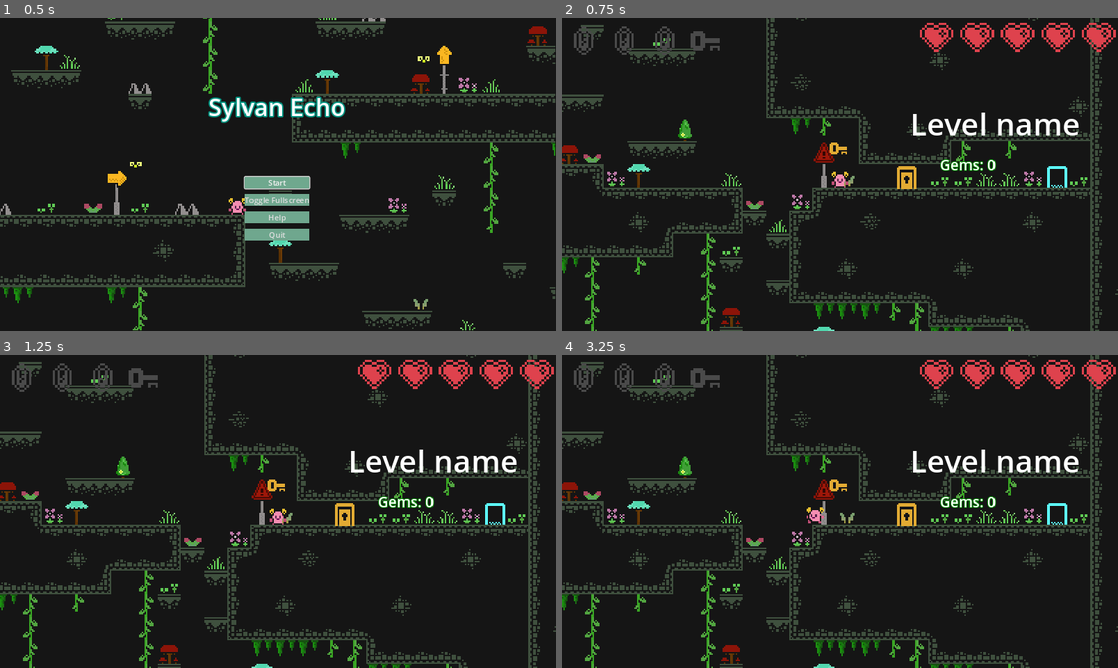
Above: before the commit, frames 1-4 (two rows, left to right).
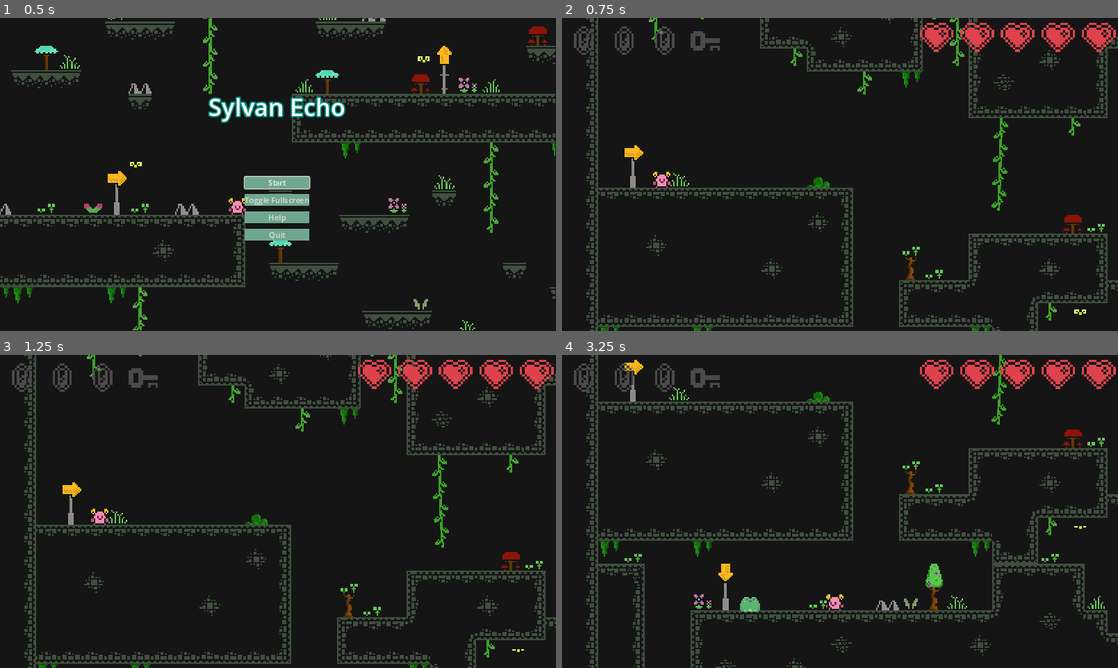
Above: after the commit, the same moments.

Repository: kuukitenshi/Slyvan-Echo
Game: Godot game, scene res://main_menu.tscn
Two runs of this game, one before a commit and one after it. Both use one fixed random seed, a clock stepped at 60 frames per second and the inputs below. Sound files missing from this copy of the repository are replaced by a short silence.
Inputs:
- Up to frame 1 (0.5 s): no input
- Up to frame 2 (0.75 s): click "Start" at 0.5 s
- Up to frame 3 (1.25 s): no input
- Up to frame 4 (3.25 s): tap Enter at 1.25 s; hold D (move_right) 1.28-2.78 s; tap E (attack) at 1.35, 2.3, 2.85 s; tap Z (jump) at 1.52, 2.27 s; tap X (interact) at 1.55, 2.1, 3.05 s; hold A (move_left) from 2.78 s (still down)

Frame 1 is identical in both runs. In frame 2, 17% of the frame differs, in the area x 0-100%, y 0-100%; in frame 3, 17%; in frame 4, 19%.

Commit message:
door fix

Diff:
--- a/gdt/door_key.gd
+++ b/gdt/door_key.gd
@@ -1,12 +1,19 @@
-extends RigidBody2D
+extends StaticBody2D
+
+@onready var closed: AnimatedSprite2D = $closed
+@onready var open: AnimatedSprite2D = $open
+@onready var collision: CollisionShape2D = $collision
+
+var is_open = false
 
 func _ready() -> void:
-	$open.visible = false
-	$close.visible = true
+	closed.visible = true
 
-
-func _on_key_door_opened() -> void:
-	$open.visible = true
-	print("visivel aberta")
-	$close.visible = false
-	$collision.disabled = true
+func _on_area_2d_body_entered(body: Node2D) -> void:
+	if body.name == "Player":
+		assert(body is Player)
+		if body.has_key and not is_open:
+			closed.visible = false
+			open.visible = true
+			is_open = true
+			collision.queue_free()
--- a/gdt/door_key.tscn
+++ b/gdt/door_key.tscn
@@ -1,57 +1,72 @@
-[gd_scene load_steps=6 format=3 uid="uid://c1gwxlenpemqh"]
+[gd_scene load_steps=9 format=3 uid="uid://cy6oxqbylv8vg"]
 
 [ext_resource type="Texture2D" uid="uid://di8at2fc58m7y" path="res://colored_tilemap_transparent.png" id="1_8lej0"]
+[ext_resource type="Script" path="res://door_key.gd" id="1_cf67a"]
 
-[sub_resource type="GDScript" id="GDScript_gck41"]
-script/source = "extends Area2D
+[sub_resource type="CircleShape2D" id="CircleShape2D_11qdr"]
+radius = 15.0333
 
-signal in_door_key_area
+[sub_resource type="RectangleShape2D" id="RectangleShape2D_un4wd"]
+size = Vector2(14, 16)
 
-func _on_body_entered(body: Node2D) -> void:
-	in_door_key_area.emit()
+[sub_resource type="AtlasTexture" id="AtlasTexture_ocrkp"]
+atlas = ExtResource("1_8lej0")
+region = Rect2(289, 34, 16, 16)
 
+[sub_resource type="SpriteFrames" id="SpriteFrames_8o1yf"]
+animations = [{
+"frames": [{
+"duration": 1.0,
+"texture": SubResource("AtlasTexture_ocrkp")
+}],
+"loop": true,
+"name": &"new_animation",
+"speed": 5.0
+}]
 
-func _on_body_exited(body: Node2D) -> void:
-	pass # Replace with function body.
-"
-
-[sub_resource type="AtlasTexture" id="AtlasTexture_5bjjg"]
+[sub_resource type="AtlasTexture" id="AtlasTexture_cuvfs"]
 atlas = ExtResource("1_8lej0")
 region = Rect2(306, 34, 16, 16)
 
-[sub_resource type="SpriteFrames" id="SpriteFrames_gc0q8"]
+[sub_resource type="SpriteFrames" id="SpriteFrames_nr6j6"]
 animations = [{
 "frames": [{
 "duration": 1.0,
-"texture": SubResource("AtlasTexture_5bjjg")
+"texture": SubResource("AtlasTexture_cuvfs")
 }],
 "loop": true,
 "name": &"default",
 "speed": 5.0
 }]
 
-[sub_resource type="RectangleShape2D" id="RectangleShape2D_3gypy"]
-size = Vector2(22, 16)
+[node name="DoorKey" type="StaticBody2D"]
+script = ExtResource("1_cf67a")
 
-[node name="DoorKey" type="Area2D"]
-script = SubResource("GDScript_gck41")
+[node name="Area2D" type="Area2D" parent="."]
+position = Vector2(0, -3.05176e-05)
 
-[node name="close" type="AnimatedSprite2D" parent="."]
+[node name="CollisionShape2D" type="CollisionShape2D" parent="Area2D"]
+position = Vector2(1027, 392)
+shape = SubResource("CircleShape2D_11qdr")
+
+[node name="collision" type="CollisionShape2D" parent="."]
+position = Vector2(1027, 392)
+shape = SubResource("RectangleShape2D_un4wd")
+
+[node name="closed" type="AnimatedSprite2D" parent="."]
+modulate = Color(0.886275, 0.670588, 0.2, 1)
+position = Vector2(1027, 392)
+scale = Vector2(0.9375, 1)
+sprite_frames = SubResource("SpriteFrames_8o1yf")
+animation = &"new_animation"
+
+[node name="open" type="AnimatedSprite2D" parent="."]
+visible = false
+modulate = Color(0.886275, 0.670588, 0.2, 1)
 self_modulate = Color(0.886275, 0.670588, 0.2, 1)
 position = Vector2(1025, 391.5)
 scale = Vector2(0.9375, 1.0625)
-sprite_frames = SubResource("SpriteFrames_gc0q8")
+sprite_frames = SubResource("SpriteFrames_nr6j6")
 
-[node name="open" type="AnimatedSprite2D" parent="."]
-visible = false
-self_modulate = Color(0.886275, 0.670588, 0.2, 1)
-position = Vector2(1025, 391.5)
-scale = Vector2(0.9375, 1.0625)
-sprite_frames = SubResource("SpriteFrames_gc0q8")
-
-[node name="CollisionShape2D" type="CollisionShape2D" parent="."]
-position = Vector2(1021, 392)
-shape = SubResource("RectangleShape2D_3gypy")
-
-[connection signal="body_entered" from="." to="." method="_on_body_entered"]
-[connection signal="body_exited" from="." to="." method="_on_body_exited"]
+[connection signal="area_entered" from="Area2D" to="." method="_on_area_2d_area_entered"]
+[connection signal="body_entered" from="Area2D" to="." method="_on_area_2d_body_entered"]
--- a/gdt/enemy.gd
+++ b/gdt/enemy.gd
@@ -8,20 +8,22 @@
 var player_in_attack_area = false
 var can_take_dmg = true
 
+@onready var sprite: AnimatedSprite2D = $AnimatedSprite2D
+
 func _ready() -> void:
-	$AnimatedSprite2D.play("idle")
+	sprite.play("idle")
 
 func _physics_process(delta: float) -> void:
 	deal_with_dmg()
 	if player_chase:
 		position += (player.position - position)/speed
-		$AnimatedSprite2D.play("walk")
+		sprite.play("walk")
 		if(player.position.x - position.x) < 0:
-			$AnimatedSprite2D.flip_h = true
+			sprite.flip_h = true
 		else:
-			$AnimatedSprite2D.flip_h = false
+			sprite.flip_h = false
 	else:
-		$AnimatedSprite2D.play("idle")
+		sprite.play("idle")
 
 
 func _on_area_2d_body_entered(body: Node2D) -> void:
@@ -55,7 +57,7 @@
 			$takeDmgCooldown.start()
 			can_take_dmg = false
 			if health <= 0:
-				$AnimatedSprite2D.play("dead")
+				sprite.play("dead")
 				await get_tree().create_timer(2).timeout
 				self.queue_free()
 
--- a/gdt/gem.gd
+++ b/gdt/gem.gd
@@ -4,15 +4,15 @@
 
 signal gem_collected
 
-
 @export var type = ""
 @export var door : Node2D  = null
+@onready var collected_sfx: AudioStreamPlayer = $CollectedSfx
 
 func _on_body_entered(body):
 	if body.name == "Player":
 		body.gem_list.append(type)
 		gem_collected.emit()
-		$CollectedSfx.play()
+		collected_sfx.play()
 		hide()
 
 func _on_collected_sfx_finished() -> void:
--- a/gdt/hud.tscn
+++ b/gdt/hud.tscn
@@ -6,25 +6,6 @@
 
 [node name="HUD" type="CanvasLayer"]
 script = ExtResource("1_1365i")
-
-[node name="CurrentLevel" type="Label" parent="."]
-offset_left = 721.0
-offset_top = 174.0
-offset_right = 1074.0
-offset_bottom = 262.0
-theme_override_font_sizes/font_size = 64
-text = "Level name"
-
-[node name="GemsLabel" type="Label" parent="."]
-offset_left = 783.0
-offset_top = 282.0
-offset_right = 1029.0
-offset_bottom = 370.0
-theme_override_colors/font_outline_color = Color(0, 0.52549, 0, 1)
-theme_override_constants/outline_size = 6
-theme_override_constants/shadow_outline_size = 6
-theme_override_font_sizes/font_size = 30
-text = "Gems: 0"
 
 [node name="collectiblesBar" type="HBoxContainer" parent="."]
 offset_left = 5.0
--- a/gdt/key.gd
+++ b/gdt/key.gd
@@ -1,26 +1,19 @@
 extends Area2D
 
+class_name Key
+
 signal key_collected
-signal door_opened
 
-var key_taken = false
-var in_door_zone = false
+@export var door : Node2D  = null
+@onready var collected_key_sfx: AudioStreamPlayer = $CollectedKeySfx
+
 
 func _on_body_entered(body):
-	if body.name == "Player" and key_taken == false:
+	if body.name == "Player":
+		body.has_key = true
 		key_collected.emit()
-		key_taken = true
-		$CollectedKeySfx.play()
+		collected_key_sfx.play()
 		hide()
 
-func _process(delta: float) -> void:
-	if key_taken and in_door_zone:
-		if Input.is_action_just_pressed("interact"):
-			door_opened.emit()
-			queue_free()
-
-func _on_door_key_body_entered(body: Node2D) -> void:
-	in_door_zone = true
-
-func _on_door_key_body_exited(body: Node2D) -> void:
-	in_door_zone = false
+func _on_collected_key_sfx_finished() -> void:
+	queue_free()
--- a/gdt/key.tscn
+++ b/gdt/key.tscn
@@ -39,3 +39,4 @@
 volume_db = 2.0
 
 [connection signal="body_entered" from="." to="." method="_on_body_entered"]
+[connection signal="finished" from="CollectedKeySfx" to="." method="_on_collected_key_sfx_finished"]
--- a/gdt/level_1.tscn
+++ b/gdt/level_1.tscn
@@ -12,8 +12,8 @@
 [ext_resource type="PackedScene" uid="uid://61aaakl60321" path="res://key.tscn" id="9_lwhyx"]
 [ext_resource type="PackedScene" uid="uid://cegy44jfn4bvn" path="res://door_gem.tscn" id="9_t76ov"]
 [ext_resource type="PackedScene" uid="uid://drr6lo8qfnph5" path="res://npc.tscn" id="11_4bvxl"]
-[ext_resource type="Script" path="res://door_key.gd" id="11_e24vx"]
 [ext_resource type="PackedScene" uid="uid://5xf7q5f0tfq" path="res://chain.tscn" id="12_5evnh"]
+[ext_resource type="PackedScene" uid="uid://cy6oxqbylv8vg" path="res://door_key.tscn" id="12_oap0k"]
 [ext_resource type="PackedScene" uid="uid://ldhvva8vebl4" path="res://fix_chain.tscn" id="12_uwpnj"]
 [ext_resource type="PackedScene" uid="uid://g0lfao502u7a" path="res://enemy_green.tscn" id="14_xmp32"]
 [ext_resource type="PackedScene" uid="uid://b0wk17bnd1fys" path="res://enemy_red.tscn" id="15_wod1b"]
@@ -1136,24 +1136,6 @@
 physics_layer_0/collision_layer = 1
 sources/0 = SubResource("TileSetAtlasSource_vxe8e")
 
-[sub_resource type="AtlasTexture" id="AtlasTexture_5gxa2"]
-atlas = ExtResource("8_6pu56")
-region = Rect2(289, 34, 16, 16)
-
-[sub_resource type="SpriteFrames" id="SpriteFrames_nr6j6"]
-animations = [{
-"frames": [{
-"duration": 1.0,
-"texture": SubResource("AtlasTexture_5gxa2")
-}],
-"loop": true,
-"name": &"default",
-"speed": 5.0
-}]
-
-[sub_resource type="RectangleShape2D" id="RectangleShape2D_un4wd"]
-size = Vector2(20, 14)
-
 [node name="Level1" type="Node2D"]
 script = ExtResource("1_ujk17")
 
@@ -1268,7 +1250,7 @@
 layer_0/tile_data = PackedInt32Array(327683, 1179648, 0, 327689, 851968, 0, -131070, 1245184, 0, -65534, 1245184, 1, -1 …(27408 unchanged characters)…
 
 [node name="Player" parent="." node_paths=PackedStringArray("level_start_pos") instance=ExtResource("3_typ1r")]
-position = Vector2(979, 391)
+position = Vector2(44, 87)
 collision_mask = 9
 level_start_pos = NodePath("../startPosition")
 
@@ -1298,7 +1280,7 @@
 door = NodePath("../../Doors/DoorGemPurple")
 
 [node name="Key" parent="." instance=ExtResource("9_lwhyx")]
-position = Vector2(733, 12)
+position = Vector2(0, -1)
 
 [node name="DoorNextLevel" parent="." instance=ExtResource("4_js1ir")]
 position = Vector2(1129, 393)
@@ -1323,25 +1305,7 @@
 position = Vector2(212, 360)
 door_type = "purple"
 
-[node name="DoorKey" type="RigidBody2D" parent="Doors"]
-script = ExtResource("11_e24vx")
-
-[node name="close" type="AnimatedSprite2D" parent="Doors/DoorKey"]
-self_modulate = Color(0.886275, 0.670588, 0.2, 1)
-position = Vector2(1025, 391.5)
-scale = Vector2(0.9375, 1.0625)
-sprite_frames = SubResource("SpriteFrames_nr6j6")
-
-[node name="open" type="AnimatedSprite2D" parent="Doors/DoorKey"]
-visible = false
-self_modulate = Color(0.886275, 0.670588, 0.2, 1)
-position = Vector2(1025, 391.5)
-scale = Vector2(0.9375, 1.0625)
-sprite_frames = SubResource("SpriteFrames_nr6j6")
-
-[node name="collision" type="CollisionShape2D" parent="Doors/DoorKey"]
-position = Vector2(1021, 392)
-shape = SubResource("RectangleShape2D_un4wd")
+[node name="DoorKey" parent="Doors" instance=ExtResource("12_oap0k")]
 
 [node name="NPCs" type="Node" parent="."]
 
@@ -1428,7 +1392,10 @@
 [node name="Enemies" type="Node" parent="."]
 
 [node name="enemy_green" parent="Enemies" instance=ExtResource("14_xmp32")]
-position = Vector2(299, 116)
+position = Vector2(468, 207)
+
+[node name="enemy_green2" parent="Enemies" instance=ExtResource("14_xmp32")]
+position = Vector2(931, 87)
 
 [node name="enemy_red" parent="Enemies" instance=ExtResource("15_wod1b")]
 position = Vector2(736, 374)
@@ -1463,7 +1430,6 @@
 [connection signal="gem_collected" from="Gems/GemRed" to="HUD" method="_on_gem_red_gem_collected"]
 [connection signal="gem_collected" from="Gems/GemGreen" to="HUD" method="_on_gem_green_gem_collected"]
 [connection signal="gem_collected" from="Gems/GemPurple" to="HUD" method="_on_gem_purple_gem_collected"]
-[connection signal="door_opened" from="Key" to="Doors/DoorKey" method="_on_key_door_opened"]
 [connection signal="key_collected" from="Key" to="HUD" method="_on_key_key_collected"]
 [connection signal="player_entered" from="DoorNextLevel" to="." method="_on_door_player_entered"]
 [connection signal="player_entered" from="Doors/DoorGemRed" to="Gems/GemRed" method="_on_door_gem_red_player_entered"]
--- a/gdt/player.gd
+++ b/gdt/player.gd
@@ -14,9 +14,9 @@
 var attack_in_progress = false
 
 var gem_list : Array[String] = []
+var has_key = false
 
 @export var level_start_pos : Node2D
-
 @onready var h_box_container: HBoxContainer = $health_bar/HBoxContainer
 
 
Not shown: 1 places in gdt/level_1.tscn that only renumber resources
